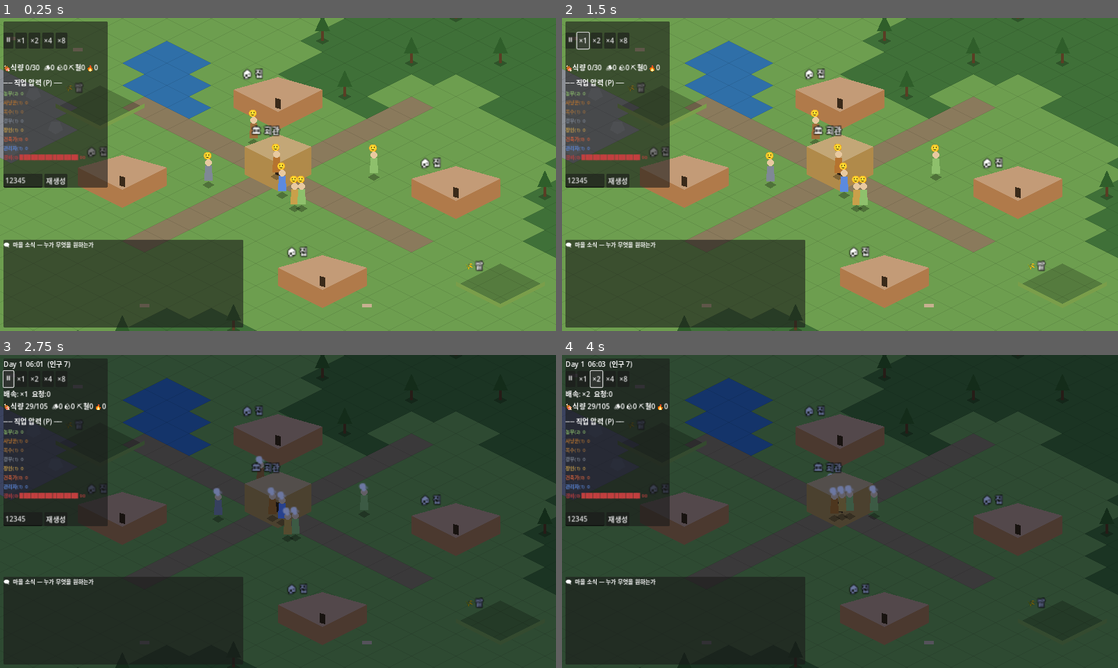
Above: before the commit, frames 1-4 (two rows, left to right).
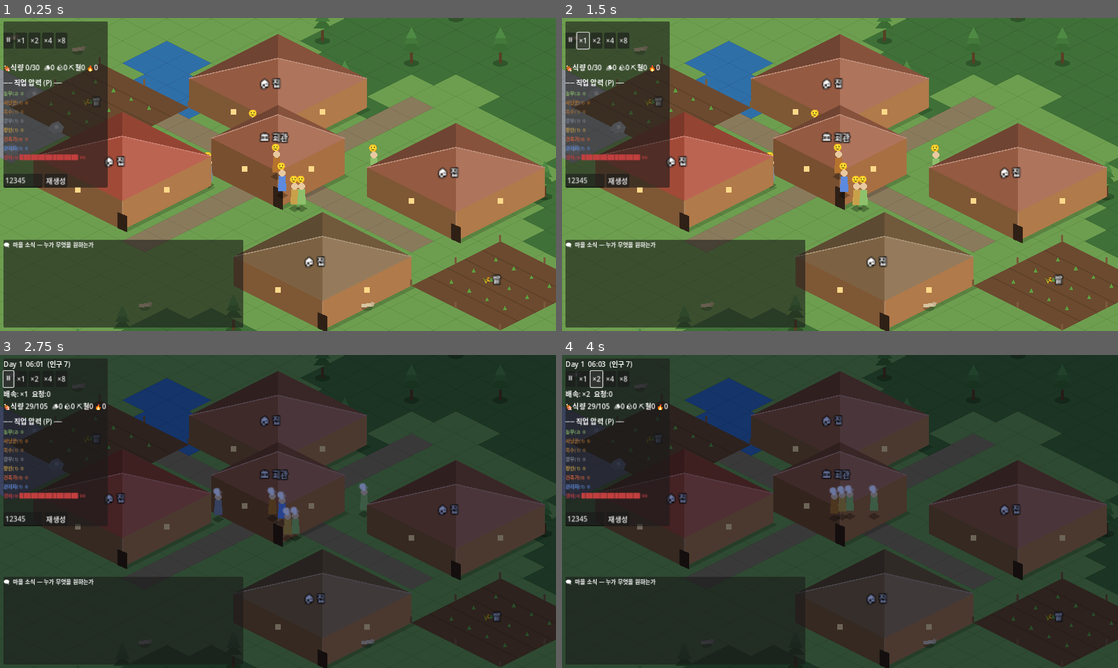
Above: after the commit, the same moments.

Repository: Qirick777/villages
Game: Godot game, scene res://world/main.tscn
Two runs of this game, one before a commit and one after it. Both use one fixed random seed, a clock stepped at 60 frames per second and the inputs below.
Inputs:
- Up to frame 1 (0.25 s): no input
- Up to frame 2 (1.5 s): click "⏸" at 0.5 s; click "×1" at 1.25 s
- Up to frame 3 (2.75 s): click "⏸" at 2 s
- Up to frame 4 (4 s): click "×1" at 2.75 s; click "×2" at 3.5 s

The runs differ from the first frame. In frame 1, 40% of the frame differs, in the area x 0-100%, y 0-100%; in frame 2, 40%; in frame 3, 29%; in frame 4, 29%.
Error in both runs: Invalid access to property or key 'regenerate_requested' on a base object of type 'Nil'. (res://world/main.gd:42)

Commit message:
Prettier, clearer isometric buildings
건물 렌더링 전면 재작성:
- 실제 점유 타일 크기에서 아이소 박스 생성: 좌면(그늘)·우면(햇빛) 명암으로
  볼륨감, 4면 힙 지붕(뒤→앞 정렬, 능선 하이라이트), 석재 기초, 드리운 그림자.
- 문 + 창문 2개, 창문은 밤(해질녘~새벽)에 따뜻한 색으로 점등(hour_changed 연동).
- 지붕 색은 셀 해시로 4색 팔레트 변주 → 단조로움 제거.
- 밭: 갈아엎은 흙 + 이랑 라인 + 작물 + 울타리 말뚝, 미완공은 반투명.
- 나무 3단 잎, 광맥 광맥맥(vein), 동물 머리 등 자연물도 디테일 보강.
- 건물 이름표를 지붕 위로 올려 가독성 향상.

Co-Authored-By: Claude Opus 4.8 <noreply@anthropic.com>
Claude-Session: https://claude.ai/code/session_01XugdaEbMnMEntRSeiQrdoU

Diff:
--- a/world/entity_view.gd
+++ b/world/entity_view.gd
@@ -1,10 +1,13 @@
 extends Node2D
-## 자원 노드/건물 등 정적 엔티티의 간단한 아이소메트릭 시각 표현.
+## 자원 노드/건물의 아이소메트릭 시각 표현.
+## 건물은 실제 점유 타일 크기에서 아이소 박스(명암 벽 + 지붕 + 창문 + 문)를 생성.
 
 enum Kind { TREE, ORE, HALL, HOUSE, FARM }
 
 var kind: int = Kind.TREE
-var building = null           # Building (HALL/HOUSE/FARM일 때)
+var building = null            # Building (HALL/HOUSE/FARM일 때)
+var _windows: Array = []       # 밤에 점등되는 창문 Polygon2D
+var _roof_seed: int = 0
 
 func setup_resource(res_type: int, cell: Vector2i) -> void:
 	position = Iso.cell_to_world(cell)
@@ -21,109 +24,270 @@
 func setup_building(b) -> void:
 	building = b
 	position = Iso.cell_to_world(b.center())
+	var cl: Vector2i = b.cell
+	_roof_seed = abs(cl.x * 73856093 ^ cl.y * 19349663)
 	match b.category:
 		&"HALL", &"HALL_EXT": kind = Kind.HALL
 		&"FARM": kind = Kind.FARM
 		_: kind = Kind.HOUSE
+	if kind != Kind.FARM and not GameClock.hour_changed.is_connected(_update_windows):
+		GameClock.hour_changed.connect(_update_windows)
 	refresh()
 
+# ────────────────────────────────────────────────────────────
+# 자연물
+# ────────────────────────────────────────────────────────────
 func _make_tree() -> void:
-	var shadow := Polygon2D.new()
-	shadow.polygon = PackedVector2Array([Vector2(-10,0), Vector2(0,5), Vector2(10,0), Vector2(0,-5)])
-	shadow.color = Color(0,0,0,0.25)
-	add_child(shadow)
+	_ellipse_shadow(11, 5, 0.25)
 	var trunk := Polygon2D.new()
-	trunk.polygon = PackedVector2Array([Vector2(-2,0), Vector2(2,0), Vector2(2,-14), Vector2(-2,-14)])
+	trunk.polygon = PackedVector2Array([Vector2(-2.5,0), Vector2(2.5,0), Vector2(2,-15), Vector2(-2,-15)])
 	trunk.color = Color("#5a3d24")
 	add_child(trunk)
-	var crown := Polygon2D.new()
-	crown.polygon = PackedVector2Array([Vector2(0,-38), Vector2(11,-14), Vector2(-11,-14)])
-	crown.color = Color("#2f5e2a")
-	add_child(crown)
+	# 3단 잎 (풍성하게)
+	for spec in [[-13.0, 13.0, -34.0, "#3a6b32"], [-11.0, 11.0, -44.0, "#43793a"], [-8.0, 8.0, -52.0, "#4f8a44"]]:
+		var leaf := Polygon2D.new()
+		leaf.polygon = PackedVector2Array([
+			Vector2(spec[0], spec[2] + 16.0), Vector2(spec[1], spec[2] + 16.0), Vector2(0, spec[2])])
+		leaf.color = Color(spec[3])
+		add_child(leaf)
 
 func _make_ore(res_type: int) -> void:
+	_ellipse_shadow(12, 5, 0.22)
+	var base := Color("#9a9ea6")
+	var gem := Color("#c8ccd4")
+	if res_type == MapGen.Res.IRON:
+		base = Color("#8a6b52"); gem = Color("#c99a78")
+	elif res_type == MapGen.Res.COAL:
+		base = Color("#33333a"); gem = Color("#55555f")
 	var rock := Polygon2D.new()
-	rock.polygon = PackedVector2Array([Vector2(-11,0), Vector2(0,6), Vector2(11,0), Vector2(6,-12), Vector2(-6,-12)])
-	if res_type == MapGen.Res.IRON:
-		rock.color = Color("#a6785a")
-	elif res_type == MapGen.Res.COAL:
-		rock.color = Color("#3a3a40")
-	else:
-		rock.color = Color("#9a9ea6")
+	rock.polygon = PackedVector2Array([Vector2(-12,0), Vector2(-6,-9), Vector2(4,-13), Vector2(12,-4), Vector2(9,4), Vector2(-4,5)])
+	rock.color = base
 	add_child(rock)
+	var vein := Polygon2D.new()
+	vein.polygon = PackedVector2Array([Vector2(-2,-6), Vector2(3,-8), Vector2(5,-3), Vector2(0,-1)])
+	vein.color = gem
+	add_child(vein)
 
 func _make_animal() -> void:
+	_ellipse_shadow(8, 4, 0.22)
 	var body := Polygon2D.new()
-	body.polygon = PackedVector2Array([Vector2(-7,-6), Vector2(7,-6), Vector2(7,-1), Vector2(-7,-1)])
-	body.color = Color("#c8b090")
+	body.polygon = PackedVector2Array([Vector2(-8,-6), Vector2(6,-7), Vector2(8,-2), Vector2(-8,-1)])
+	body.color = Color("#d8c4a0")
 	add_child(body)
-
+	var head := Polygon2D.new()
+	head.polygon = PackedVector2Array([Vector2(6,-9), Vector2(11,-8), Vector2(10,-3), Vector2(6,-3)])
+	head.color = Color("#c8b090")
+	add_child(head)
+
+func _ellipse_shadow(rx: float, ry: float, a: float) -> void:
+	var s := Polygon2D.new()
+	var pts := PackedVector2Array()
+	for i in 12:
+		var t := TAU * i / 12.0
+		pts.append(Vector2(cos(t) * rx, sin(t) * ry))
+	s.polygon = pts
+	s.color = Color(0, 0, 0, a)
+	add_child(s)
+
+# ────────────────────────────────────────────────────────────
+# 건물
+# ────────────────────────────────────────────────────────────
 func refresh() -> void:
 	for c in get_children():
 		c.queue_free()
+	_windows.clear()
 	if building == null:
 		return
-	var b = building
-	var footprint: float = (b.size.x + b.size.y) * (Iso.TILE_W / 4.0)
-	# 그림자
+
+	var sz: Vector2i = building.size
+	var built: bool = building.built
+	var prog: float = building.progress()
+
+	var tw := float(Iso.TILE_W)
+	var th := float(Iso.TILE_H)
+	var ex := Vector2(tw * 0.5, th * 0.5)
+	var ey := Vector2(-tw * 0.5, th * 0.5)
+	var hx := sz.x * 0.5
+	var hy := sz.y * 0.5
+
+	# 지면 다이아몬드 네 꼭짓점 (중심 기준)
+	var p_top := -ex * hx - ey * hy
+	var p_right := ex * hx - ey * hy
+	var p_bottom := ex * hx + ey * hy
+	var p_left := -ex * hx + ey * hy
+
+	if kind == Kind.FARM:
+		_draw_farm(p_top, p_right, p_bottom, p_left, built, prog)
+		_add_label()
+		return
+
+	# 벽 높이 (건물 종류·크기별)
+	var wall_h := 30.0 + (sz.x + sz.y) * 1.5
+	if kind == Kind.HALL:
+		wall_h = 52.0
+	if not built:
+		wall_h *= (0.25 + 0.75 * prog)   # 골조가 자라나는 연출
+	var up := Vector2(0, -wall_h)
+
+	var base_col: Color = building.color
+	if not built:
+		base_col = base_col.darkened(0.3)
+
+	# 그림자 (지면에 드리움)
 	var shadow := Polygon2D.new()
 	shadow.polygon = PackedVector2Array([
-		Vector2(-footprint*0.5,0), Vector2(0,footprint*0.25),
-		Vector2(footprint*0.5,0), Vector2(0,-footprint*0.25)])
-	shadow.color = Color(0,0,0,0.22)
+		p_top, p_right + Vector2(6, 3), p_bottom + Vector2(6, 3), p_left])
+	shadow.color = Color(0, 0, 0, 0.18)
 	add_child(shadow)
 
-	var col: Color = b.color
-	var h := 26.0
-	if kind == Kind.HALL:
-		col = Color("#b08a4a"); h = 40.0
-	elif kind == Kind.FARM:
-		col = Color("#7a9e4a"); h = 6.0
-	if not b.built:
-		col = col.darkened(0.35)
-		h *= (0.3 + 0.7 * b.progress())
-
-	# 벽 (하단 어둡게, 상단 밝게 — 볼륨감)
-	var wall := Polygon2D.new()
-	wall.polygon = PackedVector2Array([
-		Vector2(-footprint*0.5,0), Vector2(0,footprint*0.25),
-		Vector2(footprint*0.5,0), Vector2(footprint*0.5,-h),
-		Vector2(0,footprint*0.25-h), Vector2(-footprint*0.5,-h)])
-	wall.color = col
-	add_child(wall)
-
-	if kind != Kind.FARM and b.built:
-		var roof := Polygon2D.new()
-		roof.polygon = PackedVector2Array([
-			Vector2(-footprint*0.5,-h), Vector2(0,footprint*0.25-h),
-			Vector2(footprint*0.5,-h), Vector2(0,-h-18)])
-		roof.color = col.lightened(0.25)
-		add_child(roof)
-		# 문 (정면)
-		var door := Polygon2D.new()
-		door.polygon = PackedVector2Array([
-			Vector2(-4, 0), Vector2(4, 2), Vector2(4, -12), Vector2(-4, -14)])
-		door.color = Color("#3a2a1a")
-		add_child(door)
-
-	# 이름표
+	# 지면 기초(석재)
+	_poly([p_top, p_right, p_bottom, p_left], Color("#6b6157"))
+
+	# 벽: 왼쪽(그늘) / 오른쪽(햇빛) 두 면으로 볼륨
+	var wall_light := base_col
+	var wall_shade := base_col.darkened(0.28)
+	_poly([p_left, p_bottom, p_bottom + up, p_left + up], wall_shade)   # 좌면(그늘)
+	_poly([p_bottom, p_right, p_right + up, p_bottom + up], wall_light) # 우면(빛)
+	# 벽 모서리 하이라이트
+	_line([p_bottom + up, p_bottom], Color(1, 1, 1, 0.12), 2.0)
+
+	# 창문 + 문 (완공 시)
+	if built:
+		_add_openings(p_left, p_bottom, p_right, up, wall_h)
+
+	# 지붕
+	var t2 := p_top + up
+	var r2 := p_right + up
+	var b2 := p_bottom + up
+	var l2 := p_left + up
+	var roof_h := wall_h * 0.5 + 8.0
+	var apex := (t2 + r2 + b2 + l2) * 0.25 + Vector2(0, -roof_h)
+	var roof := _roof_color()
+	# 뒤 → 앞 순서로 그려 겹침 정렬
+	_poly([t2, l2, apex], roof.darkened(0.32))    # 뒤좌
+	_poly([t2, r2, apex], roof.darkened(0.18))    # 뒤우
+	_poly([l2, b2, apex], roof.darkened(0.10))    # 앞좌
+	_poly([b2, r2, apex], roof.lightened(0.10))   # 앞우(빛)
+	# 지붕 능선 하이라이트
+	_line([l2, apex], roof.lightened(0.25), 1.5)
+	_line([r2, apex], roof.lightened(0.25), 1.5)
+
+	_add_label()
+	_update_windows(0, 0)
+
+func _add_openings(p_left: Vector2, p_bottom: Vector2, p_right: Vector2, up: Vector2, wall_h: float) -> void:
+	# 문 (앞 하단, 바텀 꼭짓점 부근)
+	var door_base := p_bottom
+	var dw := Vector2(7, 3)
+	var door := Polygon2D.new()
+	door.polygon = PackedVector2Array([
+		door_base - dw, door_base + dw,
+		door_base + dw + Vector2(0, -wall_h * 0.55),
+		door_base - dw + Vector2(0, -wall_h * 0.55)])
+	door.color = Color("#2f2016")
+	add_child(door)
+
+	# 창문 2개 (좌면·우면 각 1개), 밤에 점등
+	var wl := _mid(p_left, p_bottom) + Vector2(0, -wall_h * 0.6)
+	var wr := _mid(p_bottom, p_right) + Vector2(0, -wall_h * 0.6)
+	for wp in [wl, wr]:
+		var win := Polygon2D.new()
+		win.polygon = PackedVector2Array([
+			wp + Vector2(-4, 3), wp + Vector2(4, 3), wp + Vector2(4, -5), wp + Vector2(-4, -5)])
+		win.color = Color("#3a4a63")
+		add_child(win)
+		_windows.append(win)
+
+func _draw_farm(p_top: Vector2, p_right: Vector2, p_bottom: Vector2, p_left: Vector2, built: bool, prog: float) -> void:
+	# 갈아엎은 흙
+	var soil := Color("#6b4a2f") if built else Color("#5a4636")
+	_poly([p_top, p_right, p_bottom, p_left], soil)
+	# 이랑(furrow) 라인
+	for i in range(1, 5):
+		var t := i / 5.0
+		var a := p_top.lerp(p_left, t)
+		var bpt := p_right.lerp(p_bottom, t)
+		_line([a, bpt], Color(0, 0, 0, 0.15), 1.5)
+	# 작물 (완공 시 초록 점)
+	if built:
+		for i in range(1, 5):
+			for j in range(1, 4):
+				var u := p_top.lerp(p_right, i / 5.0)
+				var v := p_left.lerp(p_bottom, i / 5.0)
+				var cpt := u.lerp(v, j / 4.0)
+				var crop := Polygon2D.new()
+				crop.polygon = PackedVector2Array([
+					cpt + Vector2(0, -6), cpt + Vector2(3, 0), cpt + Vector2(-3, 0)])
+				crop.color = Color("#5ea23f")
+				add_child(crop)
+	# 울타리 말뚝 (네 꼭짓점 + 변 중앙)
+	for corner in [p_top, p_right, p_bottom, p_left,
+			_mid(p_top, p_right), _mid(p_right, p_bottom),
+			_mid(p_bottom, p_left), _mid(p_left, p_top)]:
+		var post := Polygon2D.new()
+		post.polygon = PackedVector2Array([
+			corner + Vector2(-1.5, 0), corner + Vector2(1.5, 0),
+			corner + Vector2(1.5, -9), corner + Vector2(-1.5, -9)])
+		post.color = Color("#7a5a3a")
+		add_child(post)
+	if not built:
+		# 미완공: 진행률 흐리게
+		modulate = Color(1, 1, 1, 0.55 + 0.45 * prog)
+	else:
+		modulate = Color(1, 1, 1, 1)
+
+# 밤에 창문 점등
+func _update_windows(_day: int, _hour: int) -> void:
+	if _windows.is_empty():
+		return
+	var f := GameClock.day_fraction()
+	var lit := f < 0.28 or f > 0.74     # 새벽 전 / 해질녘 이후
+	var col := Color("#ffd98a") if lit else Color("#3a4a63")
+	for w in _windows:
+		if is_instance_valid(w):
+			w.color = col
+
+# ── 헬퍼 ──
+func _poly(pts: Array, col: Color) -> void:
+	var p := Polygon2D.new()
+	p.polygon = PackedVector2Array(pts)
+	p.color = col
+	add_child(p)
+
+func _line(pts: Array, col: Color, w: float) -> void:
+	var l := Line2D.new()
+	l.points = PackedVector2Array(pts)
+	l.width = w
+	l.default_color = col
+	add_child(l)
+
+func _mid(a: Vector2, b: Vector2) -> Vector2:
+	return (a + b) * 0.5
+
+func _roof_color() -> Color:
+	var palette: Array[Color] = [
+		Color("#b5533f"), Color("#a5654a"), Color("#6f7d8c"), Color("#8a6d4a")]
+	return palette[_roof_seed % palette.size()]
+
+func _add_label() -> void:
 	var label := Label.new()
-	label.text = _building_name(b)
+	label.text = _building_name()
 	label.add_theme_font_size_override("font_size", 12)
 	label.add_theme_color_override("font_color", Color.WHITE)
-	label.add_theme_color_override("font_outline_color", Color(0, 0, 0, 0.9))
-	label.add_theme_constant_override("outline_size", 4)
-	label.position = Vector2(-footprint * 0.4, -h - 34)
+	label.add_theme_color_override("font_outline_color", Color(0, 0, 0, 0.95))
+	label.add_theme_constant_override("outline_size", 5)
+	label.position = Vector2(-26, -1)
+	# 라벨은 건물 위로: 대략 지붕 높이만큼 올림
+	var lift := 64.0 if kind == Kind.HALL else 46.0
+	if kind == Kind.FARM:
+		lift = 20.0
+	label.position = Vector2(-26, -lift)
 	add_child(label)
 
-func _building_name(b) -> String:
+func _building_name() -> String:
+	var b = building
 	if kind == Kind.HALL:
 		return "🏛 회관"
 	if kind == Kind.FARM:
-		var crop := "🌾 밭"
-		if not b.built:
-			crop = "🚧 밭 %d%%" % int(b.progress() * 100)
-		return crop
-	if not b.built:
-		return "🚧 집 %d%%" % int(b.progress() * 100)
-	return "🏠 집"
+		return "🌾 밭" if b.built else "🚧 밭 %d%%" % int(b.progress() * 100)
+	return "🏠 집" if b.built else "🚧 집 %d%%" % int(b.progress() * 100)
